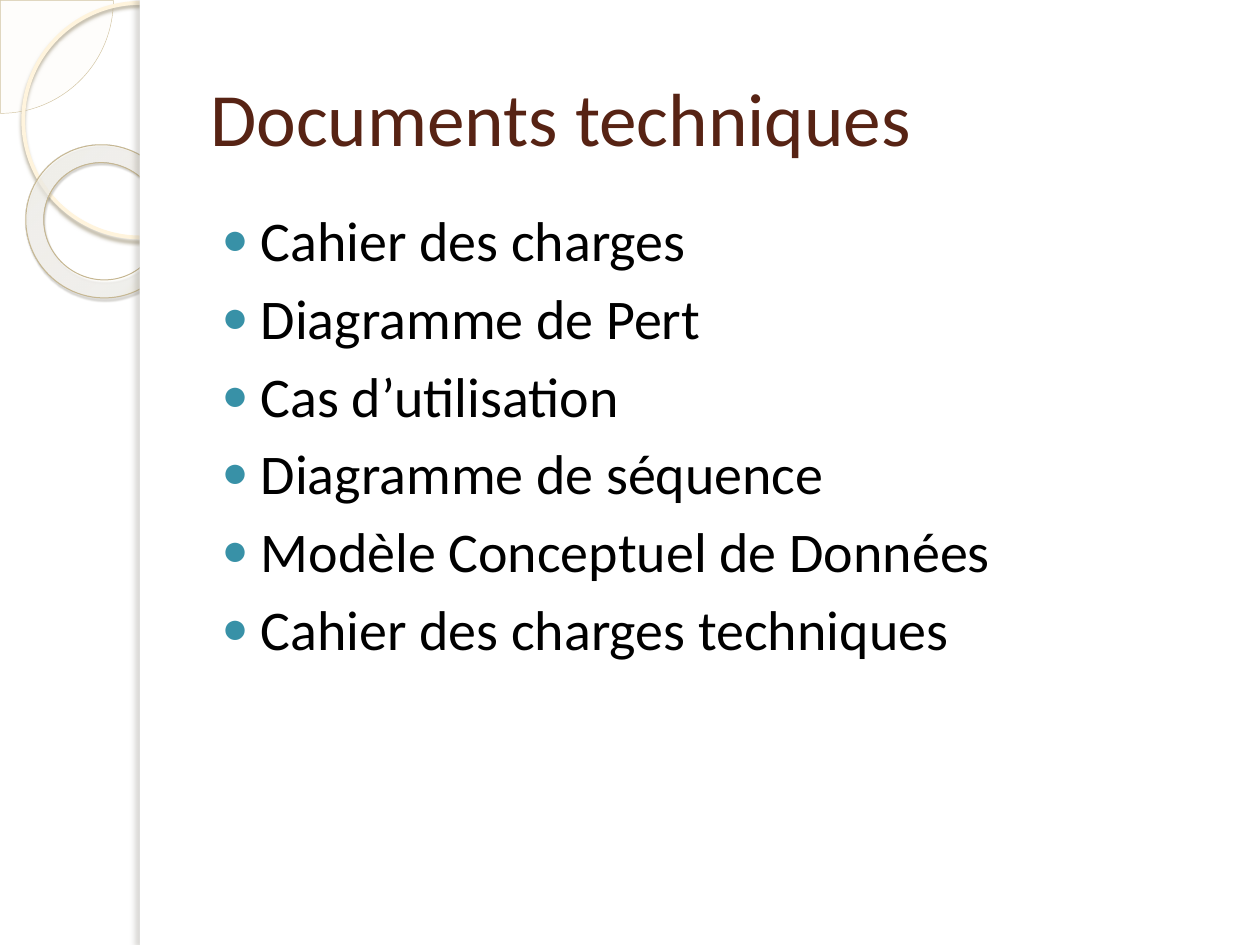
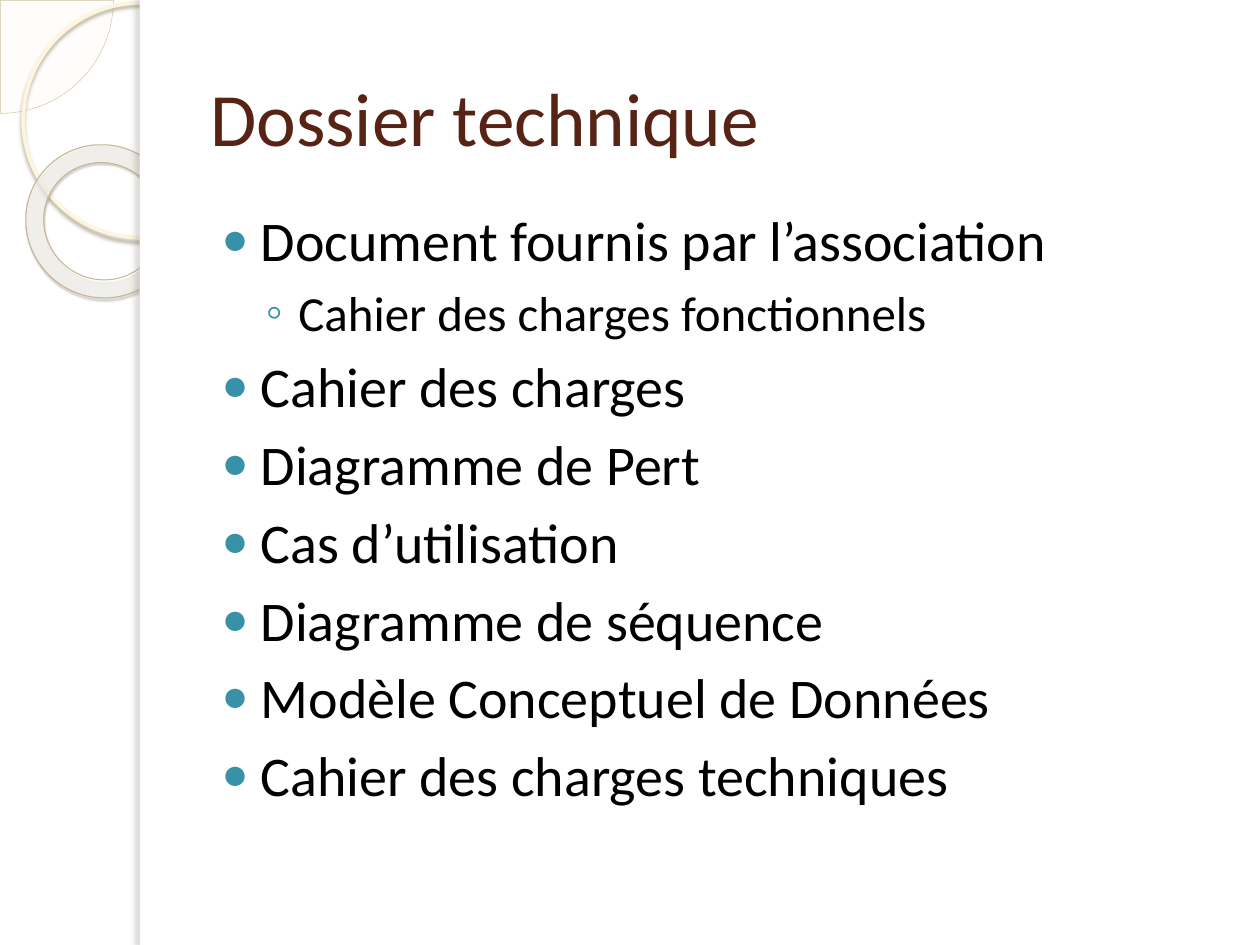
Before and after one commit to Jonathan7295/ProjetGrandPlan, a slide deck: slide 17 of Présenation/Presentation.pptx (slide 10 before the commit). Drawn at 1260x945 pixels with LibreOffice and Linux fonts; fonts in the diff are those of the drawing; background and template pictures are left out. Boxes give left, top, right and bottom in pixels: in the first picture for what was removed or moved away, otherwise in the second. Text is boxed around its words. In the diff, an @@ line names an element or a change of style, - is before the commit and + after.

```diff
--- a/Présenation/Presentation.pptx
+++ b/Présenation/Presentation.pptx
@@ title at [210, 93, 759, 158]: text changed @@
-Documents techniques
+Dossier technique
@@ text at [261, 221, 1046, 340]: paragraphs added @@
+● Document fournis par l’association
+  ◦ Cahier des charges fonctionnels
```
Also in this commit, not shown: 6 other slides changed, 11 slides added, 2 slides removed.
